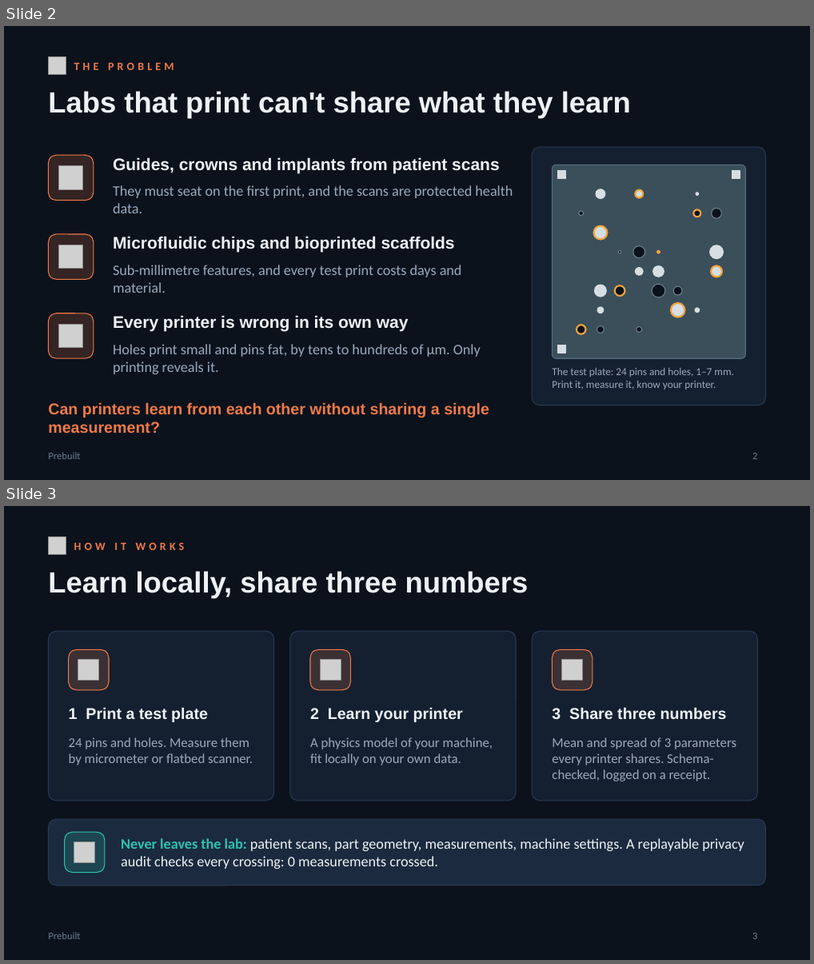
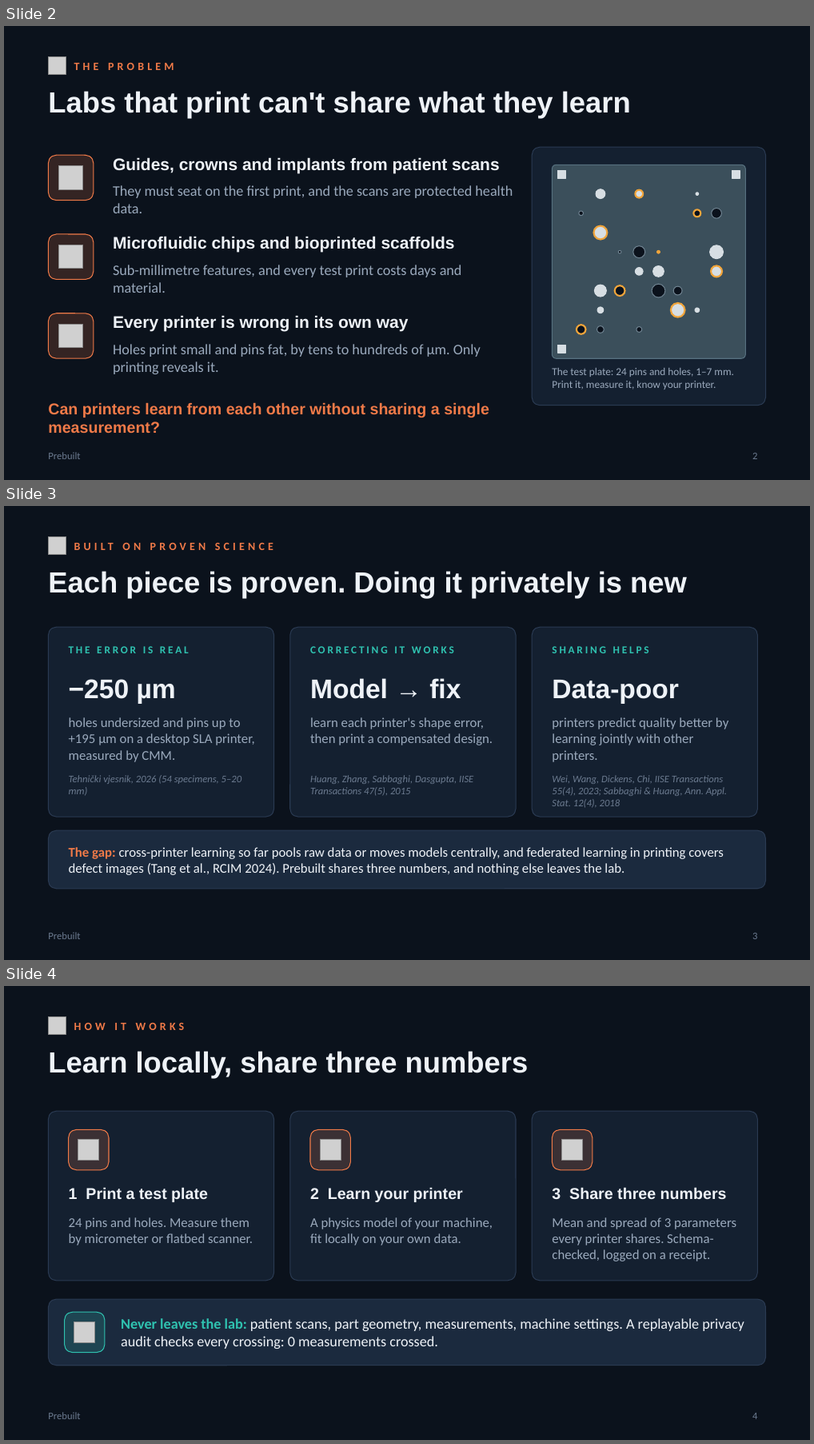
Before and after one commit to matte-realize/prebuilt, a slide deck: docs/slides/prebuilt-pitch.pptx. Shown one above the other, each under a label of ours: slides 2 and 3 before the commit, slides 2, 3 and 4 after it. The pictures are 814x964 and 814x1444 pixels, drawn with LibreOffice and Linux fonts; fonts in the diff are those of the drawing; grey boxes stand for pictures. Boxes give left, top, right and bottom in pixels: in the first picture for what was removed or moved away, otherwise in the second. Text is boxed around its words. In the diff, an @@ line names an element or a change of style, - is before the commit and + after.

```diff
--- a/docs/slides/prebuilt-pitch.pptx
+++ b/docs/slides/prebuilt-pitch.pptx
@@ slide 3 added at <box>4,506,810,960</box>, background #0B121C; not listed: 1 template element that a slide beside it also shows @@
@@ picture added at <box>48,536,66,554</box> @@
@@ text added at <box>74,536,638,554</box>, 10 pt, text #F07A48, bold @@
+BUILT ON PROVEN SCIENCE
@@ text added at <box>48,571,687,599</box>, 26 pt, text #EEF2F7, bold @@
+Each piece is proven. Doing it privately is new
@@ rounded rectangle added at <box>48,627,274,816</box>, fill #142030, outline #2A3A52 0.75 pt @@
@@ text added at <box>69,646,189,653</box>, 9.5 pt, text #2FC2B0, bold @@
+THE ERROR IS REAL
@@ rounded rectangle added at <box>290,627,516,816</box>, fill #142030, outline #2A3A52 0.75 pt @@
@@ text added at <box>310,646,454,653</box>, 9.5 pt, text #2FC2B0, bold @@
+CORRECTING IT WORKS
@@ rounded rectangle added at <box>532,627,758,816</box>, fill #142030, outline #2A3A52 0.75 pt @@
@@ text added at <box>552,646,650,653</box>, 9.5 pt, text #2FC2B0, bold @@
+SHARING HELPS
@@ text added at <box>69,679,176,704</box>, 24 pt, text #EEF2F7, bold @@
+−250 µm
@@ text added at <box>310,678,461,699</box>, 24 pt, text #EEF2F7, bold @@
+Model → fix
@@ text added at <box>552,680,679,704</box>, 24 pt, text #EEF2F7, bold @@
+Data-poor
@@ text added at <box>69,717,255,762</box>, 12 pt, text #9AA9BC @@
+holes undersized and pins up to +195 µm on a desktop SLA printer, measured by CMM.
@@ text added at <box>310,717,493,745</box>, 12 pt, text #9AA9BC @@
+learn each printer's shape error, then print a compensated design.
@@ text added at <box>552,717,729,762</box>, 12 pt, text #9AA9BC @@
+printers predict quality better by learning jointly with other printers.
@@ text added at <box>69,775,242,795</box>, 9 pt, text #6B7A8F, italic @@
+Tehnički vjesnik, 2026 (54 specimens, 5–20 mm)
@@ text added at <box>310,775,474,795</box>, 9 pt, text #6B7A8F, italic @@
+Huang, Zhang, Sabbaghi, Dasgupta, IISE Transactions 47(5), 2015
@@ text added at <box>552,775,727,808</box>, 9 pt, text #6B7A8F, italic @@
+Wei, Wang, Dickens, Chi, IISE Transactions 55(4), 2023; Sabbaghi & Huang, Ann. Appl. Stat. 12(4), 2018
@@ rounded rectangle added at <box>48,830,766,888</box>, fill #1B2A3E, outline #2A3A52 0.75 pt @@
@@ text added at <box>69,847,724,875</box>, 12 pt, text #EEF2F7 @@
+The gap: cross-printer learning so far pools raw data or moves models centrally, and federated learning in printing covers defect images (Tang et al., RCIM 2024). Prebuilt shares three numbers, and nothing else leaves the lab.
@@ page number added at <box>753,932,758,939</box>, 9 pt, text #6B7A8F @@
+3
@@ what was slide 3 is now slide 4 @@
@@ page number at <box>753,1412,758,1419</box>: text changed @@
-3
+4
```
Also in this commit, not shown: 3 slides changed, 6 other files.
